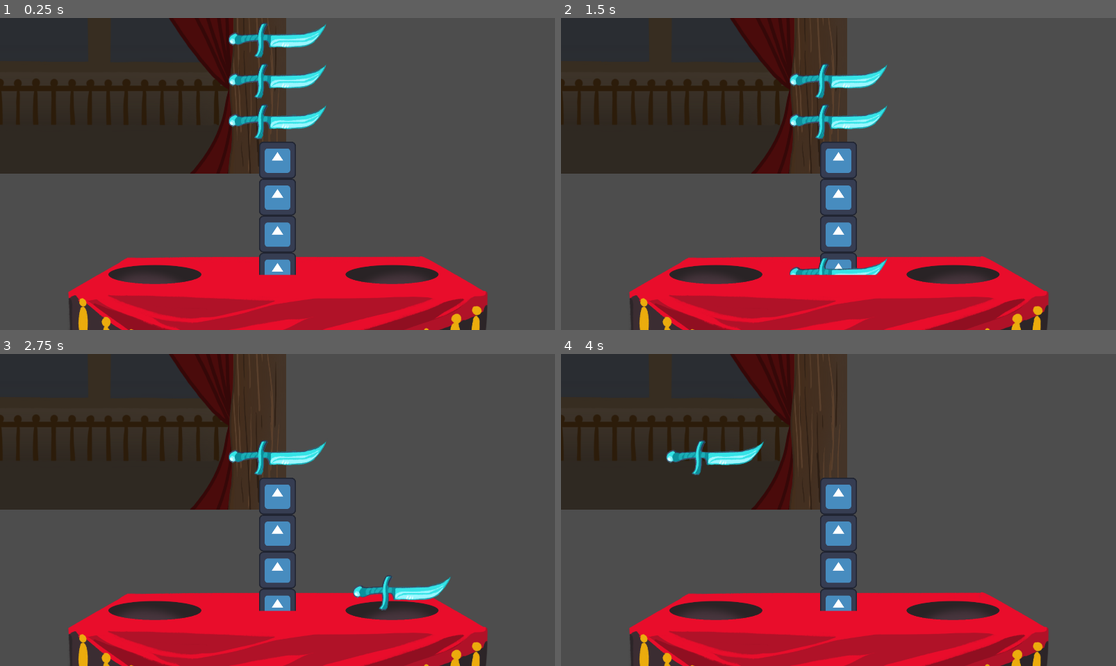
Above: before the commit, frames 1-4 (two rows, left to right).
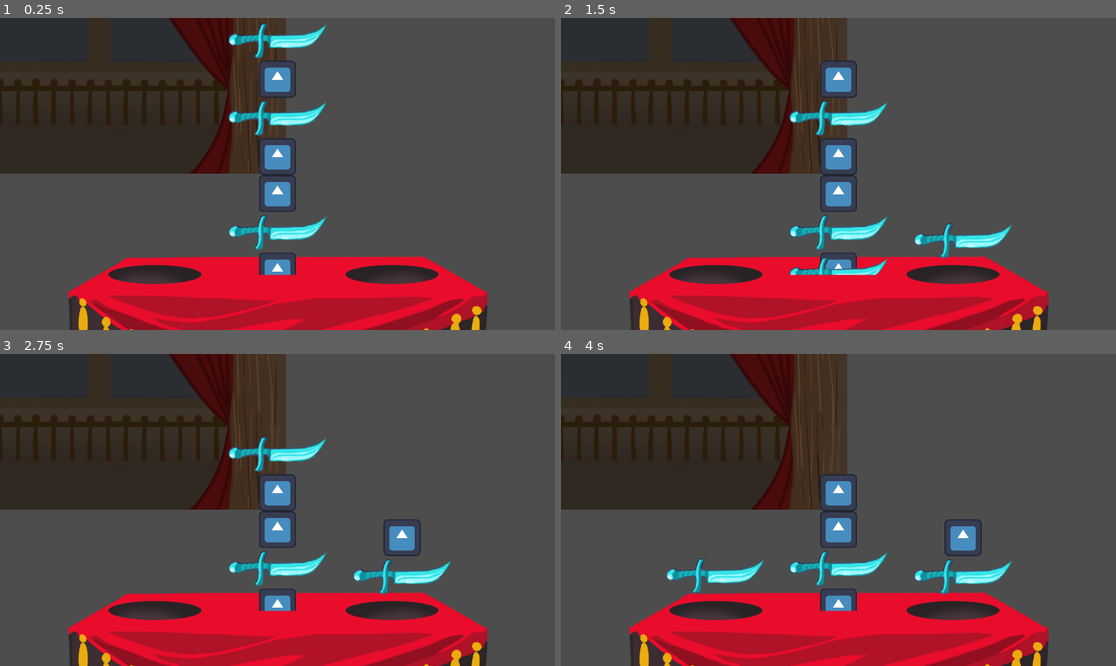
Above: after the commit, the same moments.

Repository: entityJY/wizard-sorting
Game: Godot game, scene res://levels/level_1/level_1.tscn
The game is run twice, just before and just after one commit, with the same random seed, the same clock (stepped at 60 frames per second) and the same inputs. This scene is started directly instead of the project's main scene. The engine's default icon, where the game draws it, is replaced by a stand-in: a white triangle on a blue panel in a dark square.
Inputs:
- Up to frame 1 (0.25 s): no input
- Up to frame 2 (1.5 s): tap Enter at 0.5 s; hold Right (right) 0.53-1.28 s; hold Down (down) from 1.28 s (still down)
- Up to frame 3 (2.75 s): tap Space at 2 s; release Down (down) at 2.03 s; hold Right (right) from 2.03 s (still down)
- Up to frame 4 (4 s): tap Enter at 3.5 s; release Right (right) at 3.53 s; hold Left (left) from 3.53 s (still down)

The runs differ from the first frame. In frame 1, 3.6% of the frame differs, in the area x 41-59%, y 1-76%; in frame 2, 4.0%; in frame 3, 4.0%; in frame 4, 4.0%, in the area x 18-82%, y 27-78%.

Commit message:
Change sorting movement

Diff:
--- a/items/basic_item.gd
+++ b/items/basic_item.gd
@@ -19,6 +19,5 @@
 		effect.on_enter_active_sort(user_effects)
 
 func set_attached_target(target: Vector2):
-	attached_node.sorted = true
 	if attached_node:
 		attached_node.target_position = target
--- a/levels/level.gd
+++ b/levels/level.gd
@@ -10,8 +10,13 @@
 signal stack_sorted(score: int)
 var user_effects: UserEffects = UserEffects.new()
 
+var left_target: Vector2
+var right_target: Vector2
+
 
 func _ready():
+	left_target = $LeftStack.global_position
+	right_target = $RightStack.global_position
 	start_level()
 
 func _process(_delta):
@@ -26,13 +31,17 @@
 	if left:
 		var item = unsorted_stack.pop_front()
 		item.on_sort(user_effects)
-		item.set_attached_target($LeftStack.global_position)
+		left_target.y -= item.sprite.get_height()/2
+		item.set_attached_target(left_target)
+		left_target.y -= item.sprite.get_height()/2
 		left_stack.append(item)
 
 	if right:
 		var item = unsorted_stack.pop_front()
 		item.on_sort(user_effects)
-		item.set_attached_target($RightStack.global_position)
+		right_target.y -= item.sprite.get_height()/2
+		item.set_attached_target(right_target)
+		right_target.y -= item.sprite.get_height()/2
 		right_stack.append(item)
 
 	if down:
@@ -55,14 +64,16 @@
 func calculate_score():
 	var score = 0
 
-	# get attributes
+	# get attributes and set target positions
 	var left_attributes = {}
 	for item in left_stack:
+		item.set_attached_target(Vector2(left_target.x, left_target.y + 700))
 		for attribute in item.attributes:
 			var curr = left_attributes.get_or_add(attribute, 0)
 			left_attributes[attribute] = curr + 1
 	var right_attributes = {}
 	for item in right_stack:
+		item.set_attached_target(Vector2(right_target.x, right_target.y + 700))
 		for attribute in item.attributes:
 			var curr = right_attributes.get_or_add(attribute, 0)
 			right_attributes[attribute] = curr + 1
--- a/levels/level_1/level_1.tscn
+++ b/levels/level_1/level_1.tscn
@@ -12,6 +12,7 @@
 [sub_resource type="Resource" id="Resource_e6u7d"]
 script = ExtResource("5_8jbay")
 item_stack = Array[ExtResource("2_45440")]([ExtResource("3_j48du"), ExtResource("3_j48du"), ExtResource("3_j48du"), ExtResource("3_j48du"), ExtResource("4_8jbay"), ExtResource("4_8jbay"), ExtResource("4_8jbay"), ExtResource("4_8jbay")])
+randomized_order = true
 metadata/_custom_type_script = "uid://b3t2d1rtlp32f"
 
 [node name="Level1" type="Node2D"]
@@ -22,10 +23,10 @@
 position = Vector2(0, 400)
 
 [node name="LeftStack" type="Node2D" parent="."]
-position = Vector2(-430, 470)
+position = Vector2(-430, 300)
 
 [node name="RightStack" type="Node2D" parent="."]
-position = Vector2(431, 470)
+position = Vector2(431, 300)
 
 [node name="Camera2D" type="Camera2D" parent="."]
 
--- a/scenes/item_scene.gd
+++ b/scenes/item_scene.gd
@@ -4,12 +4,9 @@
 
 @export var target_position: Vector2
 var SPEED = 10
-var sorted: bool = false
 
 func _init(sprite: Resource):
 	texture = sprite
 
 func _process(delta):
-	if sorted and abs(global_position.x-target_position.x) < 1:
-		global_position = global_position.lerp(Vector2(target_position.x, target_position.y), SPEED*delta)
-	global_position = global_position.lerp(Vector2(target_position.x, global_position.y), SPEED*delta)
+	global_position = global_position.lerp(Vector2(target_position.x, target_position.y), SPEED*delta)
